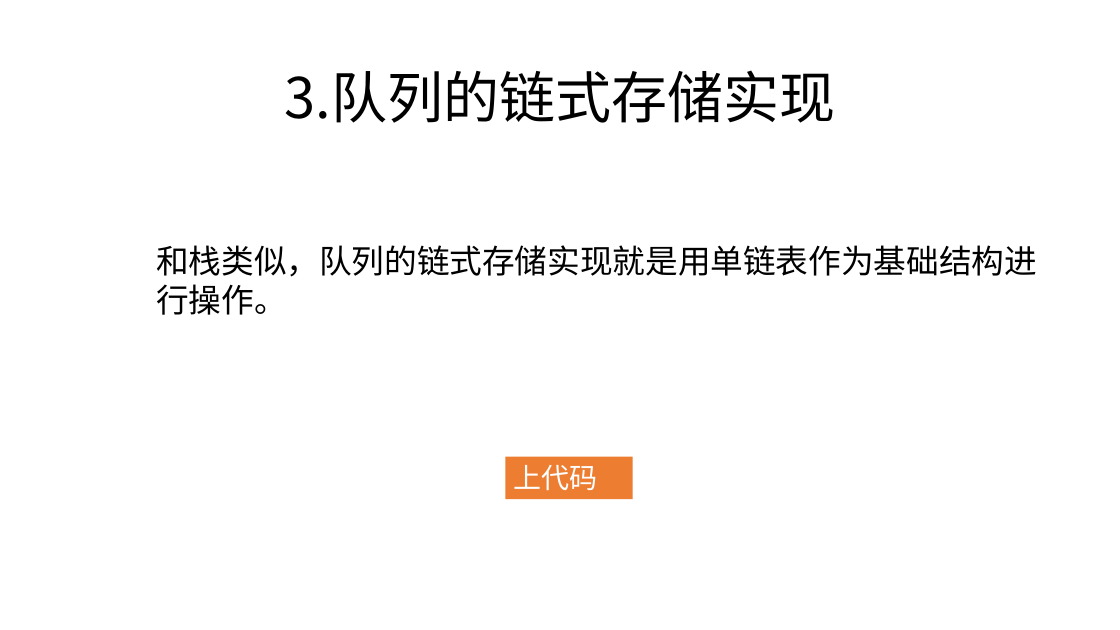
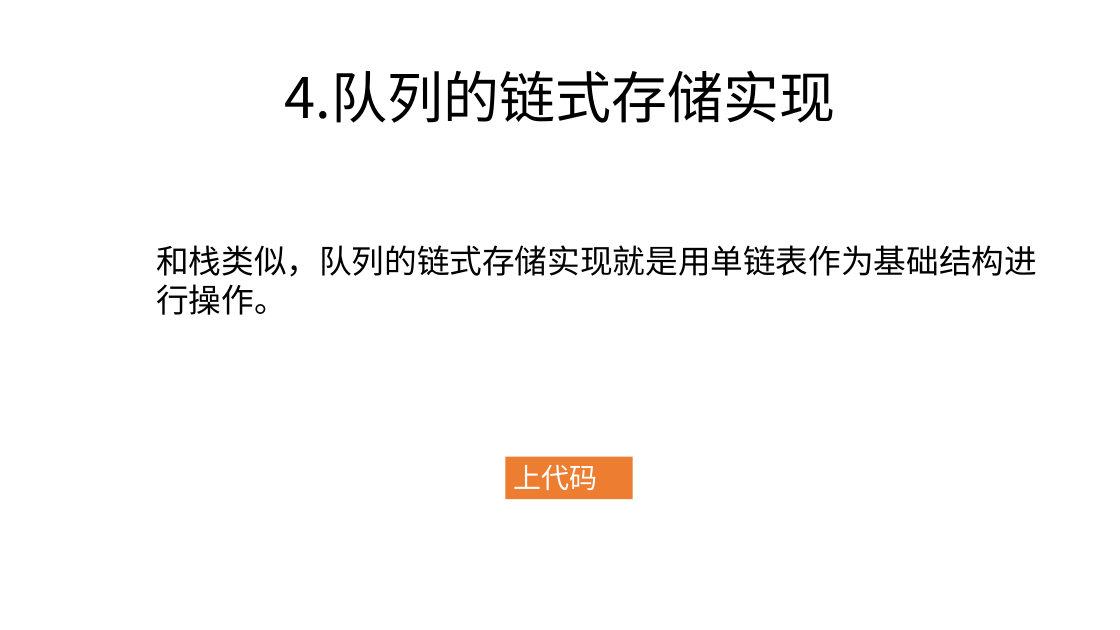
Before and after one commit to zjyesir/hmc_data_structure, a slide deck: slide 11 of ppt/3.2 队列.pptx. Drawn at 1120x630 pixels with LibreOffice and Linux fonts; fonts in the diff are those of the drawing; background and template pictures are left out. Boxes give left, top, right and bottom in pixels: in the first picture for what was removed or moved away, otherwise in the second. Text is boxed around its words. In the diff, an @@ line names an element or a change of style, - is before the commit and + after.

Commit message:
队列 ppt 思维导图

```diff
--- a/ppt/3.2 队列.pptx
+++ b/ppt/3.2 队列.pptx
@@ text at [285, 70, 836, 123]: text changed @@
-3.队列的链式存储实现
+4.队列的链式存储实现
```
Also in this commit, not shown: 8 other slides changed, 2 slides removed, 3 other files.
